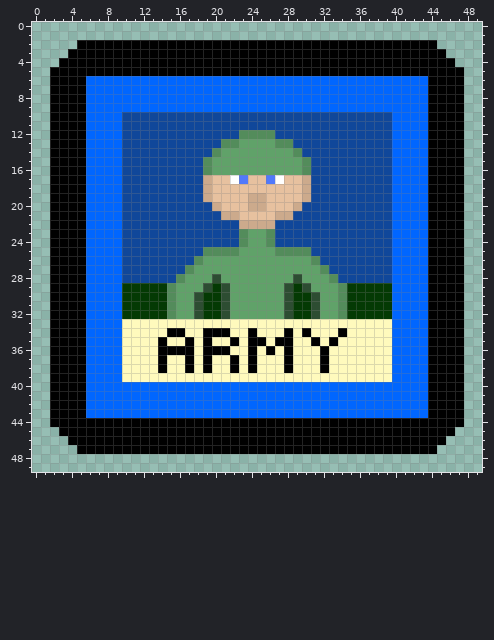
A pixel-art sprite gets an edit: assets/images/soldier.png. The picture above is the old version.
The file is 50x50 pixels.
Now the later version:
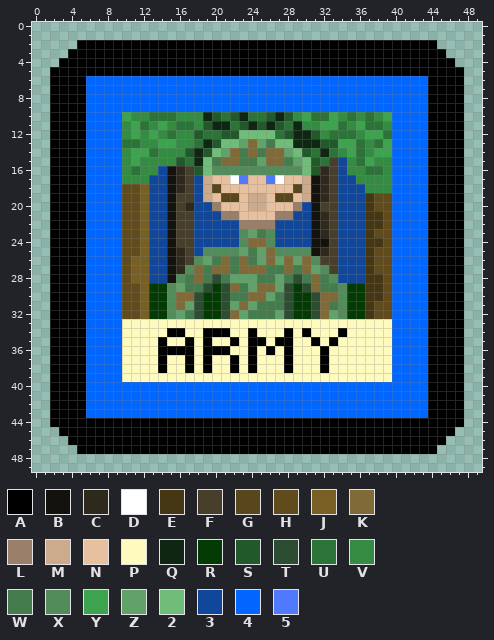
Palette (. is transparent): A #000000  B #14120d  C #2f291d  D #ffffff  E #453614  F #473e2c  G #58471d  H #5f4b1c  J #785f23  K #806a38  L #997f69  M #ccaa8c  N #e7c19f  P #fffabd  Q #0e2612  R #043a04  S #21592b  T #2d4d32  U #2b7337  V #348c43  W #447c4d  X #538c5b  Y #3da34e  Z #60a269  2 #70bd7a  3 #10479a  4 #0066ff  5 #5179fb
What changed:
Changed rows in their new state; - is an unchanged pixel.
first column x 10:
10 YVVUUUVVVQSUSQUUSQSVYUUYVUVUVY
11 VYUVYVUUVSQQUSQSQSUQVVYYUVYUUV
12 VYVYVUVVSUUSS2222USQQSVUUUVYYU
13 UUVVYYVVUQS22-K-W22QQQSSYYUVUY
14 VYYUVVVSQS2-KWKWKK-2SUQUVYUVYY
15 VYVVVVSUQ2WKKWW-KKW-2SUF-VUYVV
16 VUVV-BCFS2XXXXXXXXXX2SCF-VVUUV
17 VVV--BCF-------------BCF--VVVV
18 HHJ--BCF--G--------G-BCF---VVV
19 HHJ--BFF---GG----GG--BCF---EHH
20 HHJ--BFC--L--------L-BFF---EHH
21 HHJ--BFF---LL----LL--BCF---EEH
22 HHJ--BFF-----LLLL----BCF---EEH
23 HHJ--BFF-------W-----BCF---EHH
24 HHJ--BFF------KK-----BBF---EEH
25 HHJ--BCF------W-K----BCF---EHH
26 HJJ--BCF--WKWKW-K-K-K-FF---EHH
27 HJJ--BC-KWKKWKKKWWKWK--F---EHH
28 HJJ--B-WKW-W---WW-W-WKW----EEH
29 HHJ----WW---KW-KK----KWW---EEH
30 HHJ---KK----WWKK-W----KK---EEH
31 HHJ---K------K-WWW----KW---EHH
32 HHJ----W----K-WWW-----K----EHH
Where, in picture pixels (left, top, right, bottom), the same in both pictures:
changed: (122, 112, 392, 319)
